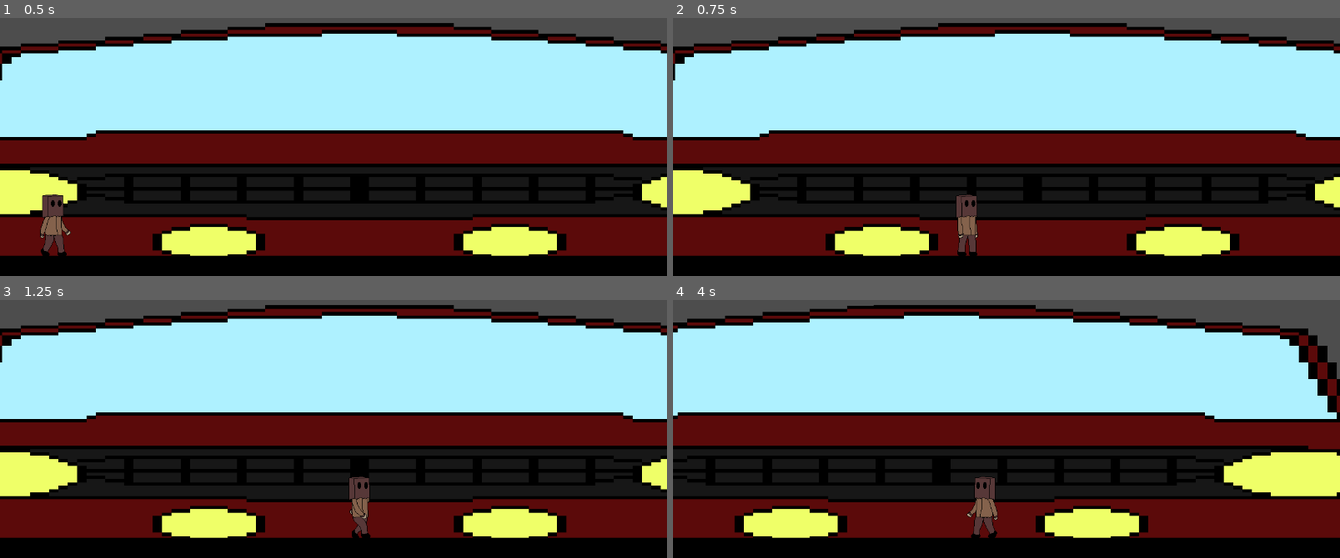
Above: before the commit, frames 1-4 (two rows, left to right).
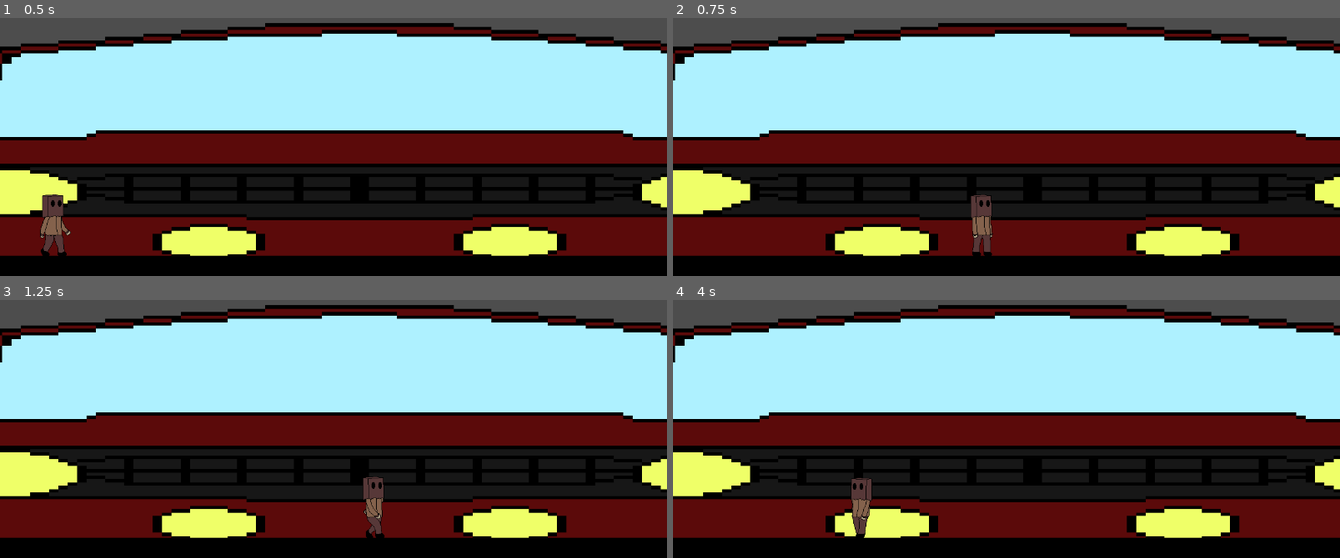
Above: after the commit, the same moments.

Repository: Person-0/littleCrossing
Game: Godot game, scene res://scenes/game.tscn
Same seed, same stepped clock (60 frames per second), same inputs: the game is played once before the commit and once after it.
Inputs:
- Up to frame 1 (0.5 s): no input
- Up to frame 2 (0.75 s): tap Enter at 0.5 s; hold D (forward) from 0.53 s (still down); hold Space (dash) from 0.53 s (still down)
- Up to frame 3 (1.25 s): keep holding D (forward); keep holding Space (dash)
- Up to frame 4 (4 s): release D (forward) at 1.28 s; release Space (dash) at 1.28 s; hold A (backward) 1.28-2.03 s; tap Space (dash) at 1.35, 2.85 s; hold Space (dash) 2.03-2.78 s; hold D (forward) 2.03-3.53 s; hold A (backward) from 3.53 s (still down); hold Space (dash) from 3.53 s (still down)

Frame 1 is identical in both runs. In frame 2, 1.0% of the frame differs, in the area x 42-48%, y 68-93%; in frame 3, 1.0%; in frame 4, 20%, in the area x 0-100%, y 1-93%.

Commit message:
fixed dash w configurable duration, cooldown, speed

Diff:
--- a/scenes/game.tscn
+++ b/scenes/game.tscn
@@ -3,6 +3,10 @@
 [ext_resource type="Texture2D" uid="uid://if8x3lq83b8v" path="res://assets/car.png" id="1_lnu2h"]
 [ext_resource type="Texture2D" uid="uid://cypcn5havmnmv" path="res://assets/LilManWalk.png" id="1_uwrxv"]
 [ext_resource type="Script" uid="uid://iu3oaug1nm3s" path="res://scripts/playerMovement.gd" id="1_yqjtg"]
+
+[sub_resource type="AtlasTexture" id="AtlasTexture_gee14"]
+atlas = ExtResource("1_uwrxv")
+region = Rect2(512, 0, 128, 128)
 
 [sub_resource type="AtlasTexture" id="AtlasTexture_yqjtg"]
 atlas = ExtResource("1_uwrxv")
@@ -30,6 +34,14 @@
 
 [sub_resource type="SpriteFrames" id="SpriteFrames_gee14"]
 animations = [{
+"frames": [{
+"duration": 1.0,
+"texture": SubResource("AtlasTexture_gee14")
+}],
+"loop": true,
+"name": &"dashframe",
+"speed": 5.0
+}, {
 "frames": [{
 "duration": 1.0,
 "texture": SubResource("AtlasTexture_yqjtg")
@@ -82,9 +94,7 @@
 [node name="AnimatedSprite2D" type="AnimatedSprite2D" parent="tinyguy" unique_id=190115677]
 texture_filter = 1
 sprite_frames = SubResource("SpriteFrames_gee14")
-animation = &"walk"
-frame = 4
-frame_progress = 0.49382928
+animation = &"dashframe"
 
 [node name="CollisionShape2D" type="CollisionShape2D" parent="tinyguy" unique_id=830752869]
 position = Vector2(6, 2)
--- a/scripts/playerMovement.gd
+++ b/scripts/playerMovement.gd
@@ -3,32 +3,62 @@
 @onready var sprite = $AnimatedSprite2D
 
 const SPEED = 250.0
-const DASHSPEED = 100
-const DASH_COOLDOWN = 5000
-const DASH_DURATION = 150
+const DASHSPEED_GAIN = 600.0
+const DASH_COOLDOWN = 2500
+const DASH_DURATION_MS = 150
 
 var isAnim = false
+
 var dashTimer = 0
+var isDashing = false
+var dashDir = 0
+var canDash = true
+var dashCooldownTimer = 0
 
 func _physics_process(delta: float) -> void:
+	var deltaMS = delta * 1000
 	var direction := Input.get_axis("backward", "forward")
-	var dash = Input.is_action_pressed("dash")
-	if direction:
+	var dashNow = Input.is_action_pressed("dash")
+
+	if isDashing:
+			dashTimer -= deltaMS
+			if dashTimer <= 0:
+				dashTimer = 0
+				isDashing = false
+				if isAnim:
+					sprite.play("walk")
+				else:
+					sprite.play("idle")
+			else:
+				velocity.x += dashDir * DASHSPEED_GAIN
+				sprite.play("dashframe")
+				sprite.flip_h = true if dashDir < 0 else false
+
+	elif direction:
 		velocity.x = direction * SPEED
-		if dash and dashTimer <= 0:
-			velocity.x *= DASHSPEED
-			dashTimer = DASH_COOLDOWN
+
 		if not isAnim:
 			isAnim = true
 			sprite.play("walk")
-		if direction < 0:
-			sprite.flip_h = true
-		else:
-			sprite.flip_h = false
+		sprite.flip_h = true if direction < 0 else false
+
+		if dashNow and canDash:
+			dashTimer = DASH_DURATION_MS
+			dashCooldownTimer = DASH_COOLDOWN
+			isDashing = true
+			dashDir = direction
+			canDash = false
+
 	else:
 		velocity.x = move_toward(velocity.x, 0, SPEED)
 		if isAnim:
 			isAnim = false
 			sprite.play("idle")
 
+	if not canDash:
+		dashCooldownTimer -= deltaMS
+		if dashCooldownTimer <= 0:
+			dashCooldownTimer = 0
+			canDash = true
+
 	move_and_slide()
